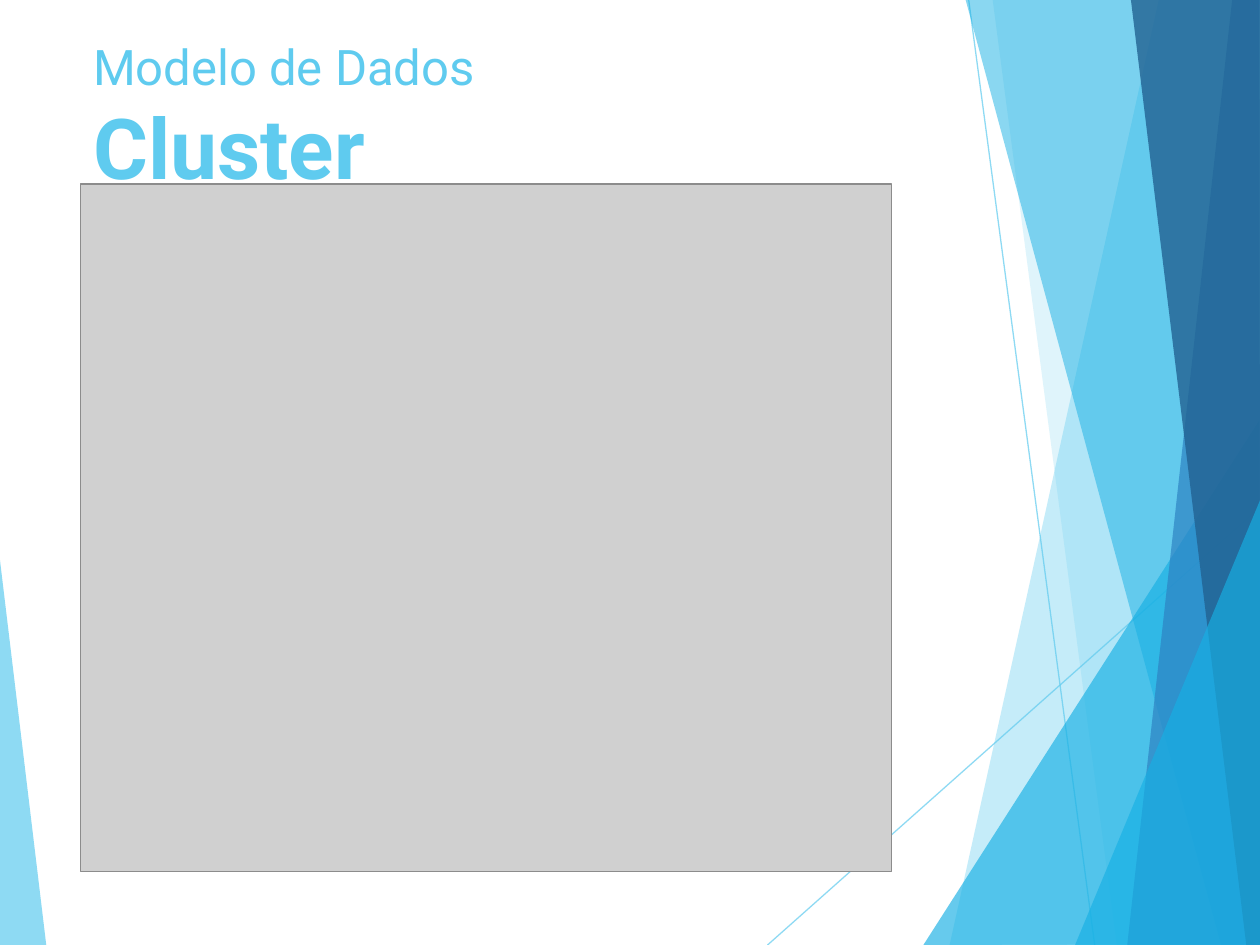
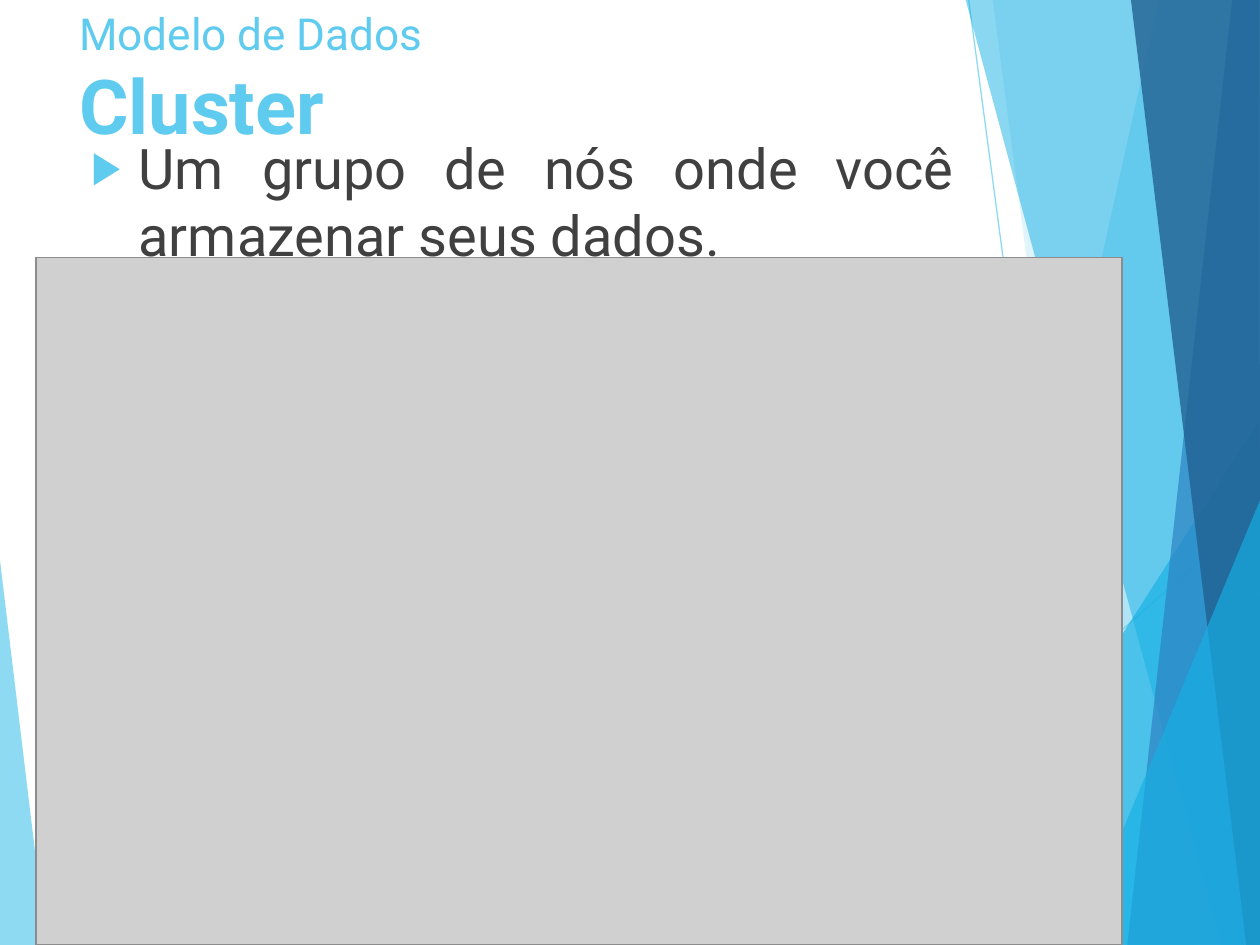
Before and after one commit to luiscferraz/bd-penitenciaria, a slide deck: slide 21 of Seminario/NoSQL v3.pptx (slide 15 before the commit). Drawn at 1260x945 pixels with LibreOffice and Linux fonts; fonts in the diff are those of the drawing; grey boxes stand for pictures. Boxes give left, top, right and bottom in pixels: in the first picture for what was removed or moved away, otherwise in the second. Text is boxed around its words. In the diff, an @@ line names an element or a change of style, - is before the commit and + after.

```diff
--- a/Seminario/NoSQL v3.pptx
+++ b/Seminario/NoSQL v3.pptx
@@ title "Modelo de Dados Cluster": place and size @@
-title "Modelo de Dados Cluster" at bbox=[93, 48, 474, 199]
+title "Modelo de Dados Cluster" at bbox=[79, 17, 423, 153]
@@ title "Modelo de Dados Cluster" at bbox=[79, 17, 423, 153]: size 28 to 25.2 pt in "Modelo de Dados"; size 48 to 43.2 pt in "Cluster" @@
@@ text added at bbox=[139, 147, 954, 270], 32 pt, text #404040 @@
+▶ Um grupo de nós onde você armazenar seus dados.
@@ picture: place and size @@
-picture at bbox=[81, 184, 892, 872]
+picture at bbox=[37, 257, 1123, 945]
```
Also in this commit, not shown: 12 other slides changed, 5 slides added, 2 slides removed.
